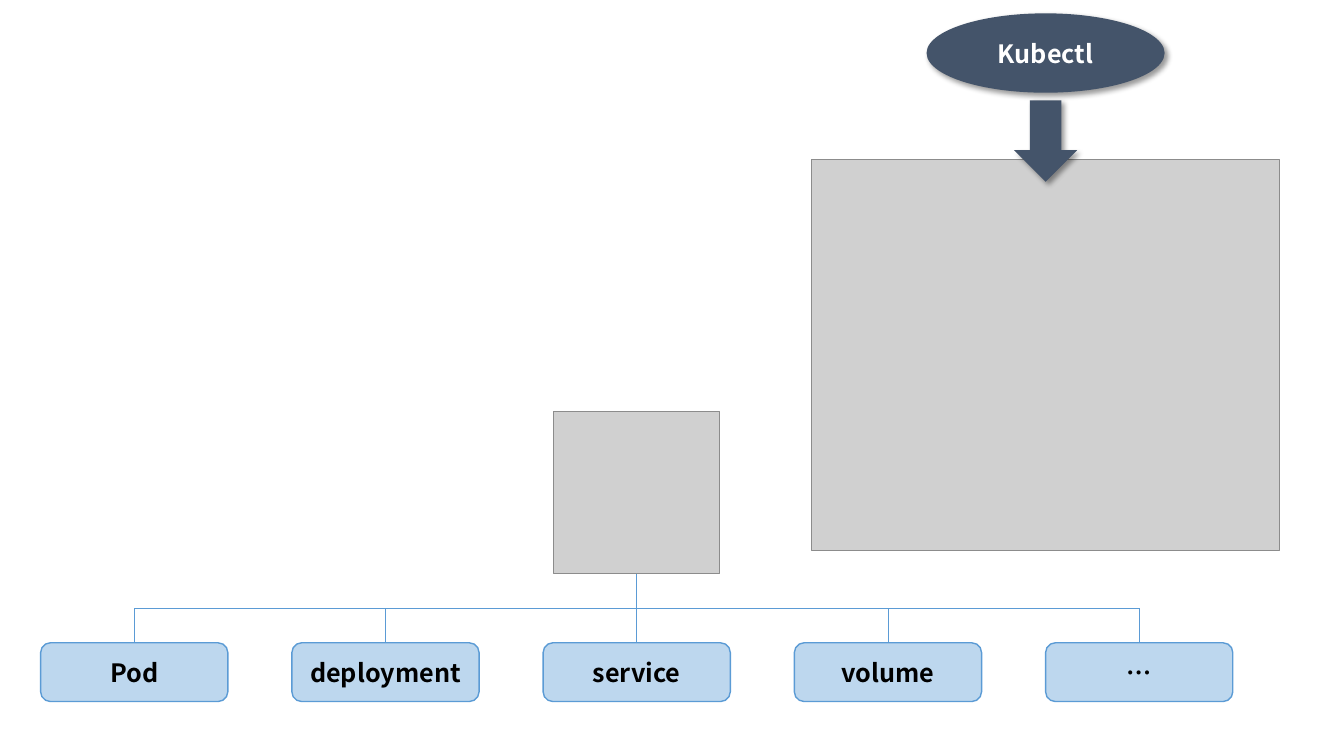
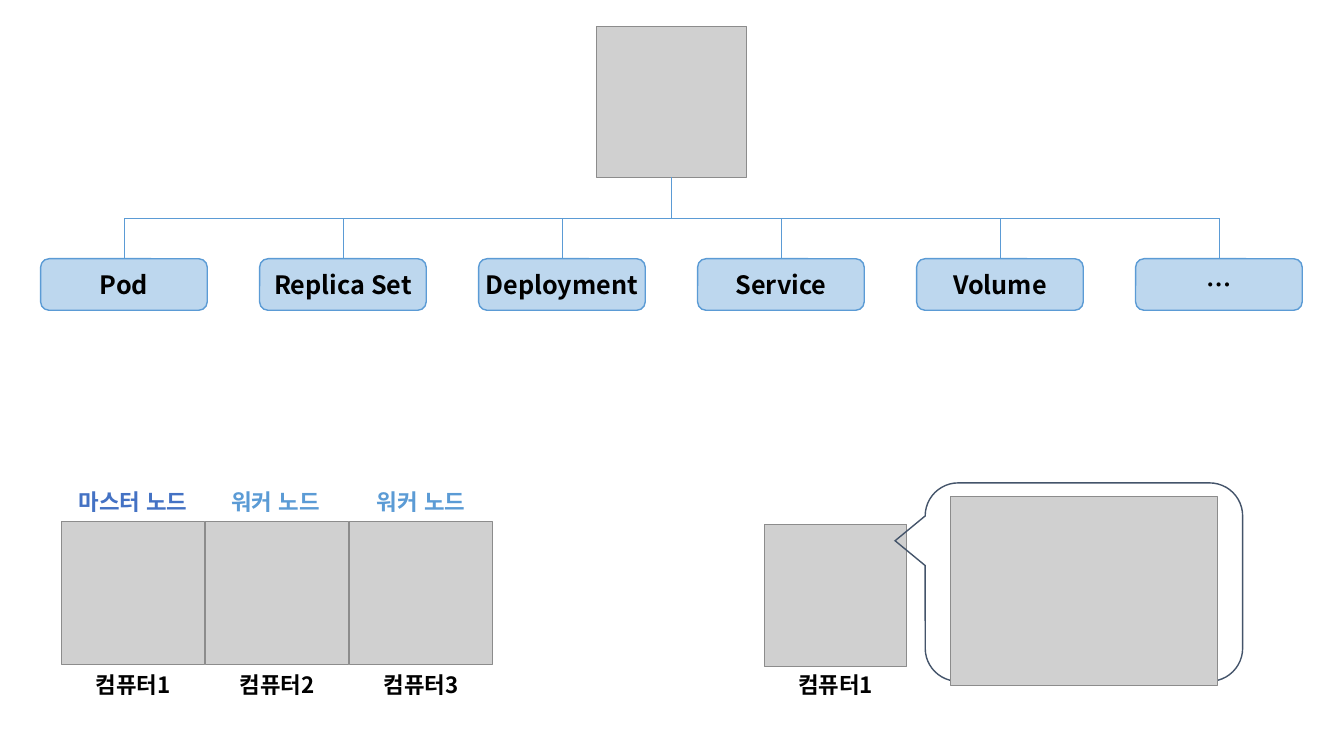
Before and after one commit to siwon-park/Infra-Study, a slide deck: slide 4 of markdown_image.pptx. Drawn at 1344x756 pixels with LibreOffice and Linux fonts; fonts in the diff are those of the drawing; grey boxes stand for pictures. Boxes give left, top, right and bottom in pixels: in the first picture for what was removed or moved away, otherwise in the second. Text is boxed around its words. In the diff, an @@ line names an element or a change of style, - is before the commit and + after.

```diff
--- a/markdown_image.pptx
+++ b/markdown_image.pptx
@@ picture: place and size @@
-picture at [554,411,720,574]
+picture at [596,26,747,177]
@@ ellipse removed at [927,13,1165,93] @@
-Kubectl
@@ right arrow removed at [1014,101,1078,182] @@
@@ elbow line moved from (637, 574) - (134, 643) to (671, 177) - (124, 259) @@
@@ elbow line added from (671, 177) to (343, 259), #5B9BD5 0.5 pt @@
@@ elbow line moved from (637, 574) - (385, 643) to (671, 177) - (563, 259) @@
@@ elbow line moved from (637, 574) - (1139, 643) to (671, 177) - (1219, 259) @@
@@ elbow line moved from (637, 574) - (888, 643) to (671, 177) - (1000, 259) @@
@@ elbow line added from (671, 177) to (781, 259), #5B9BD5 0.5 pt @@
@@ picture removed at [812,159,1279,551] @@
@@ rounded rectangle "Pod": place and size @@
-rounded rectangle "Pod" at [40,643,228,702]
+rounded rectangle "Pod" at [40,259,207,311]
@@ rounded rectangle added at [260,259,426,311], fill #BDD7EE, outline #5B9BD5 1 pt, 18 pt, text #000000, bold @@
+Replica Set
@@ rounded rectangle "Deployment": place and size @@
-rounded rectangle "Deployment" at [292,643,480,702]
+rounded rectangle "Deployment" at [479,259,645,311]
@@ rounded rectangle "Service": place and size @@
-rounded rectangle "Service" at [543,643,731,702]
+rounded rectangle "Service" at [698,259,864,311]
@@ rounded rectangle "Volume": place and size @@
-rounded rectangle "Volume" at [795,643,982,702]
+rounded rectangle "Volume" at [917,259,1083,311]
@@ rounded rectangle "…": place and size @@
-rounded rectangle "…" at [1046,643,1233,702]
+rounded rectangle "…" at [1136,259,1303,311]
@@ text in rounded rectangle at [486,274,638,300]: text changed @@
-deployment
+Deployment
@@ text in rounded rectangle at [735,273,826,295]: text changed @@
-service
+Service
@@ text in rounded rectangle at [953,274,1047,295]: text changed @@
-volume
+Volume
@@ group added at [62,491,492,695]: 6 texts, 3 pictures @@
+컴퓨터1
+마스터 노드
+컴퓨터2
+워커 노드
+컴퓨터3
+워커 노드
@@ rounded speech box added at [926,483,1243,682], outline #44546A 1 pt @@
@@ picture added at [951,497,1217,686] @@
@@ picture added at [764,524,906,666] @@
@@ line removed from (637, 574) to (637, 643) @@
@@ text added at [798,674,873,695], 16 pt, text #000000, bold @@
+컴퓨터1
```
Also in this commit, not shown: 1 other slide changed, 1 slide added, 4 other files.
